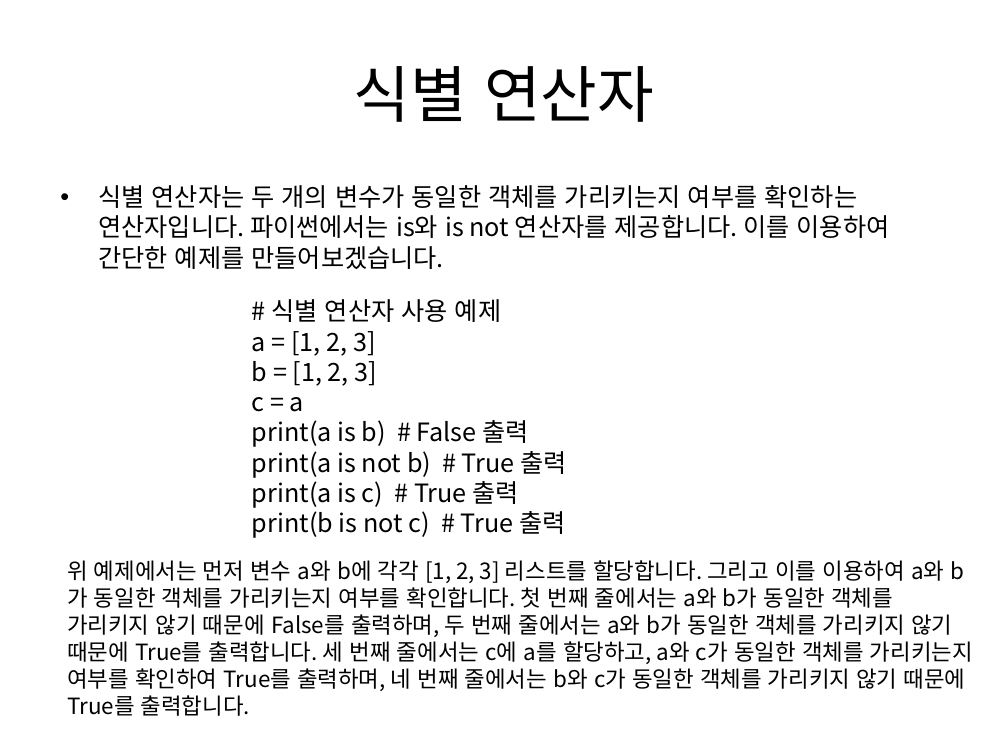
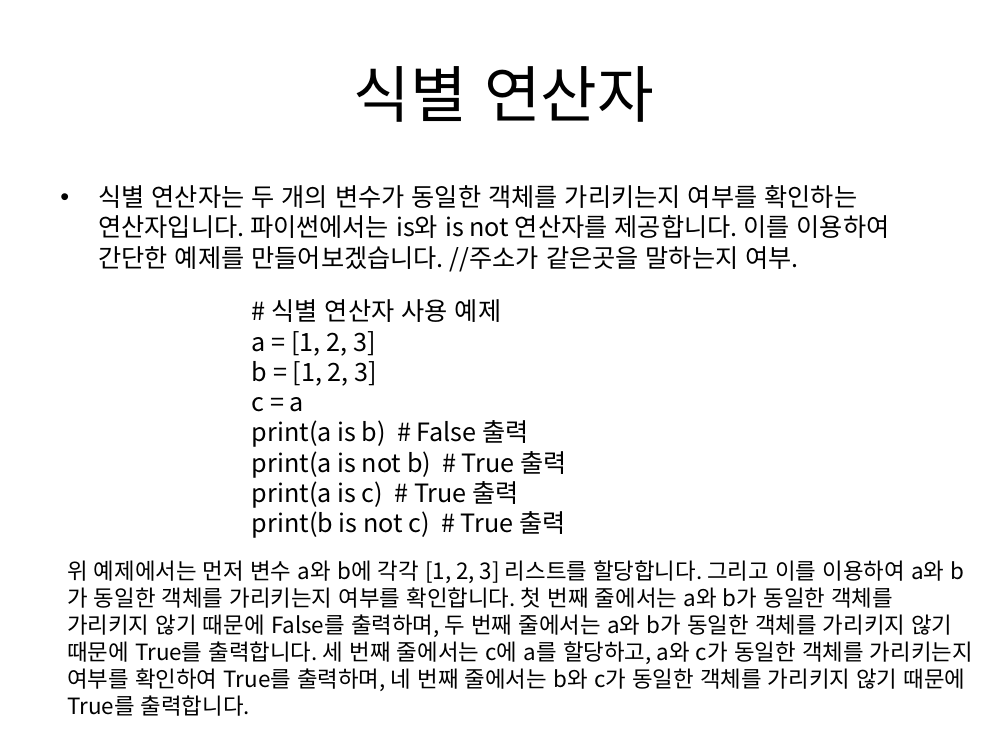
Before and after one commit to MyStraw/python, a slide deck: slide 40 of 파이썬 1.pptx. Drawn at 1008x756 pixels with LibreOffice and Linux fonts; fonts in the diff are those of the drawing. Boxes give left, top, right and bottom in pixels: in the first picture for what was removed or moved away, otherwise in the second. Text is boxed around its words. In the diff, an @@ line names an element or a change of style, - is before the commit and + after.

```diff
--- a/파이썬 1.pptx
+++ b/파이썬 1.pptx
@@ text at (98, 185, 890, 272): text changed @@
-• 식별 연산자는 두 개의 변수가 동일한 객체를 가리키는지 여부를 확인하는 연산자입니다. 파이썬에서는 is와 is not 연산자를 제공합니다. 이를 이용하여 간단한 예제를 만들어보겠습니다.
+• 식별 연산자는 두 개의 변수가 동일한 객체를 가리키는지 여부를 확인하는 연산자입니다. 파이썬에서는 is와 is not 연산자를 제공합니다. 이를 이용하여 간단한 예제를 만들어보겠습니다. //주소가 같은곳을 말하는지 여부.
```
Also in this commit, not shown: 2 other slides changed, 3 other files.
